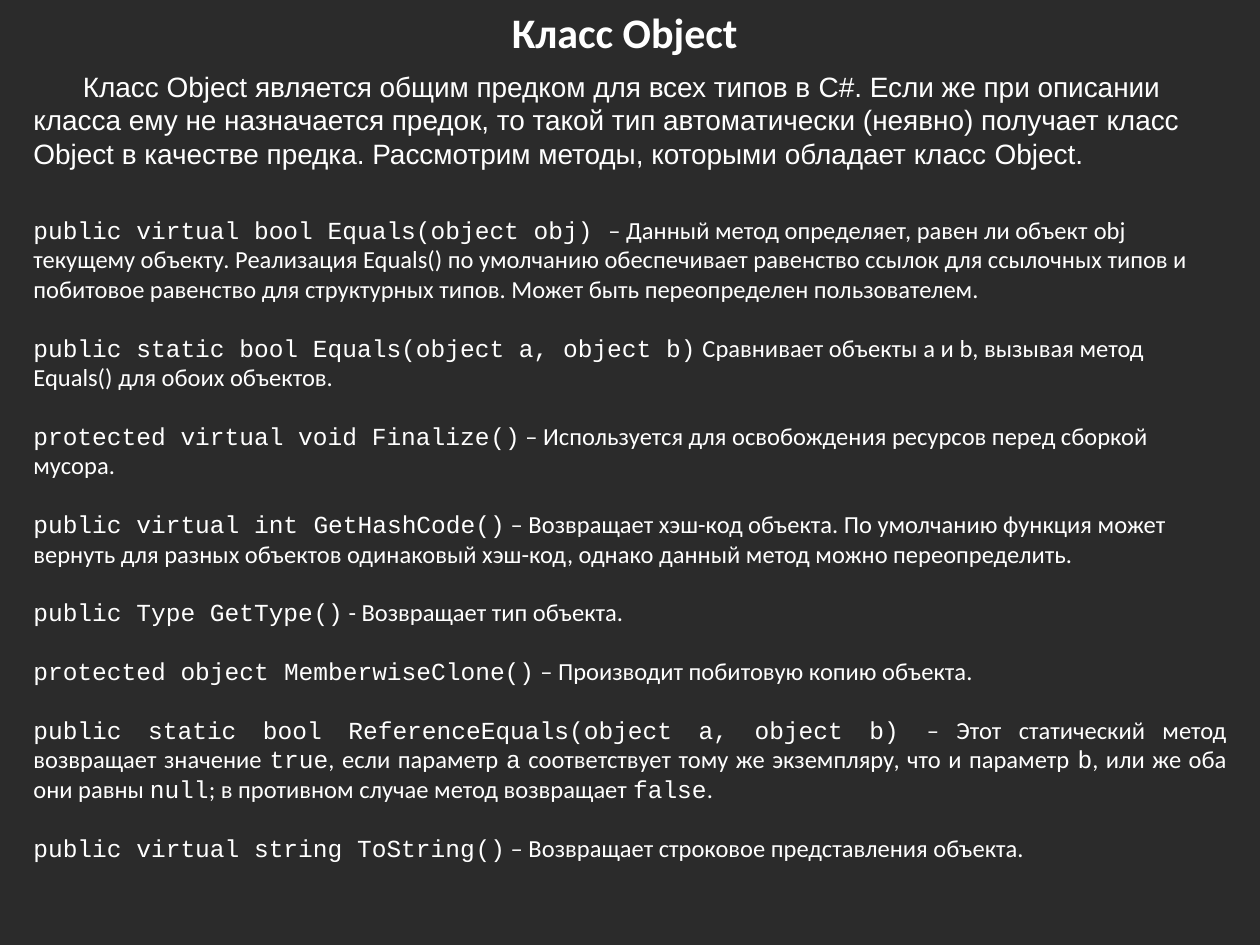
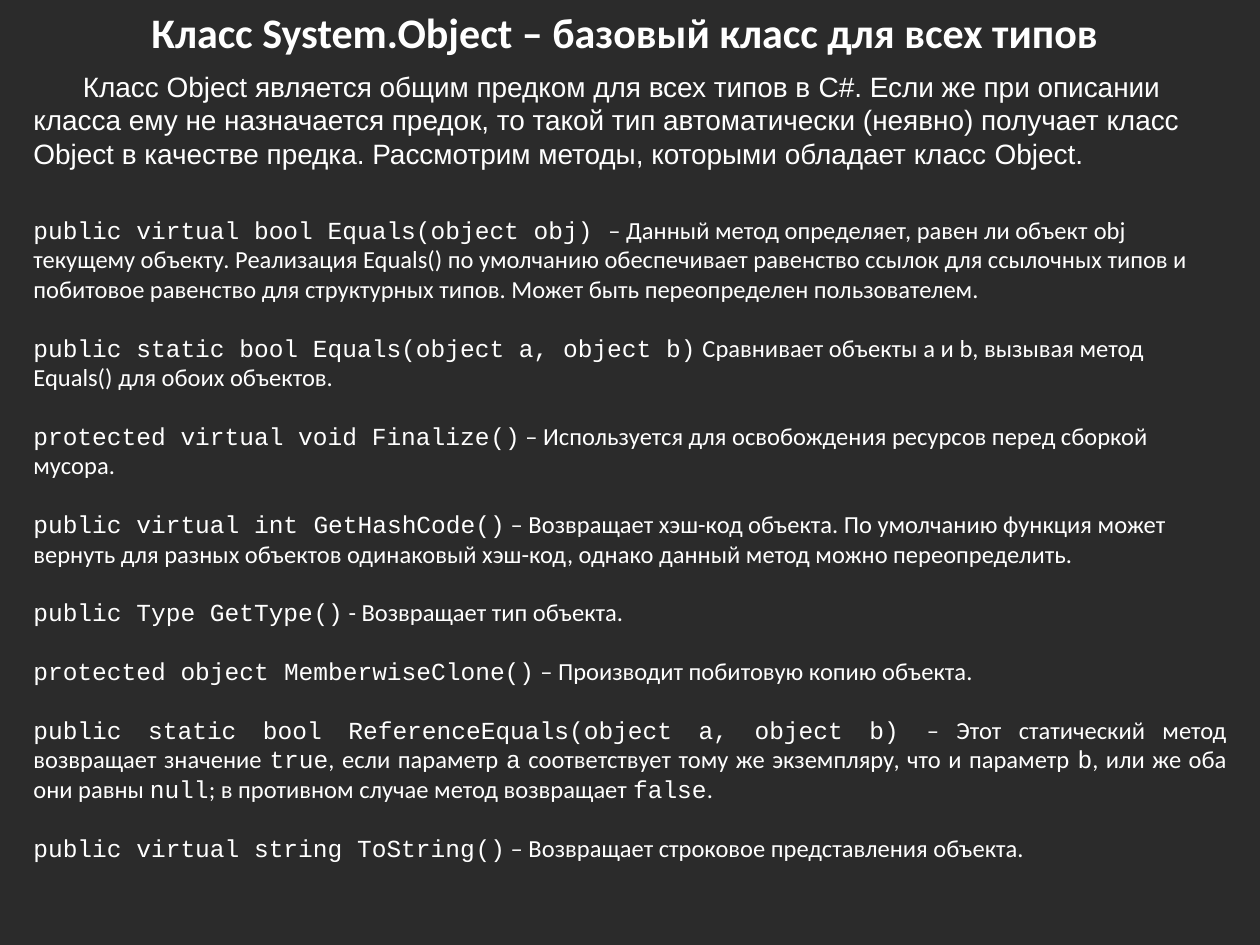
Before and after one commit to bazile/Training, a slide deck: slide 22 of Presentation/lesson-02-oop.pptx (slide 17 before the commit). Drawn at 1260x945 pixels with LibreOffice and Linux fonts; fonts in the diff are those of the drawing; background and template pictures are left out; a plain dark background stands for a picture behind light text. Boxes give left, top, right and bottom in pixels: in the first picture for what was removed or moved away, otherwise in the second. Text is boxed around its words. In the diff, an @@ line names an element or a change of style, - is before the commit and + after.

```diff
--- a/Presentation/lesson-02-oop.pptx
+++ b/Presentation/lesson-02-oop.pptx
@@ text at (151,18,1097,55): text changed @@
-Класс Object
+Класс System.Object – базовый класс для всех типов
```
Also in this commit, not shown: 4 other slides changed, 5 slides added, 1 other file.
